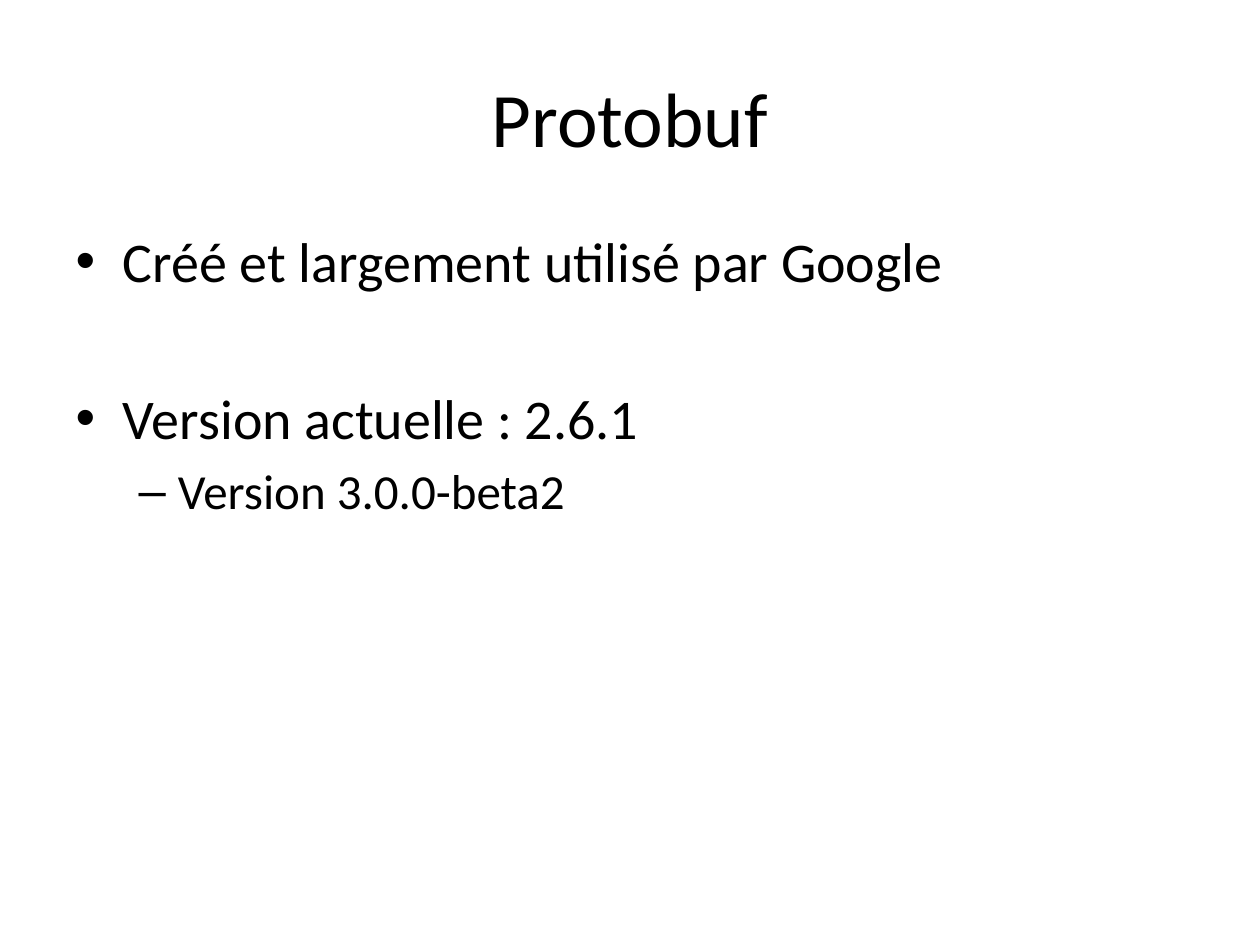
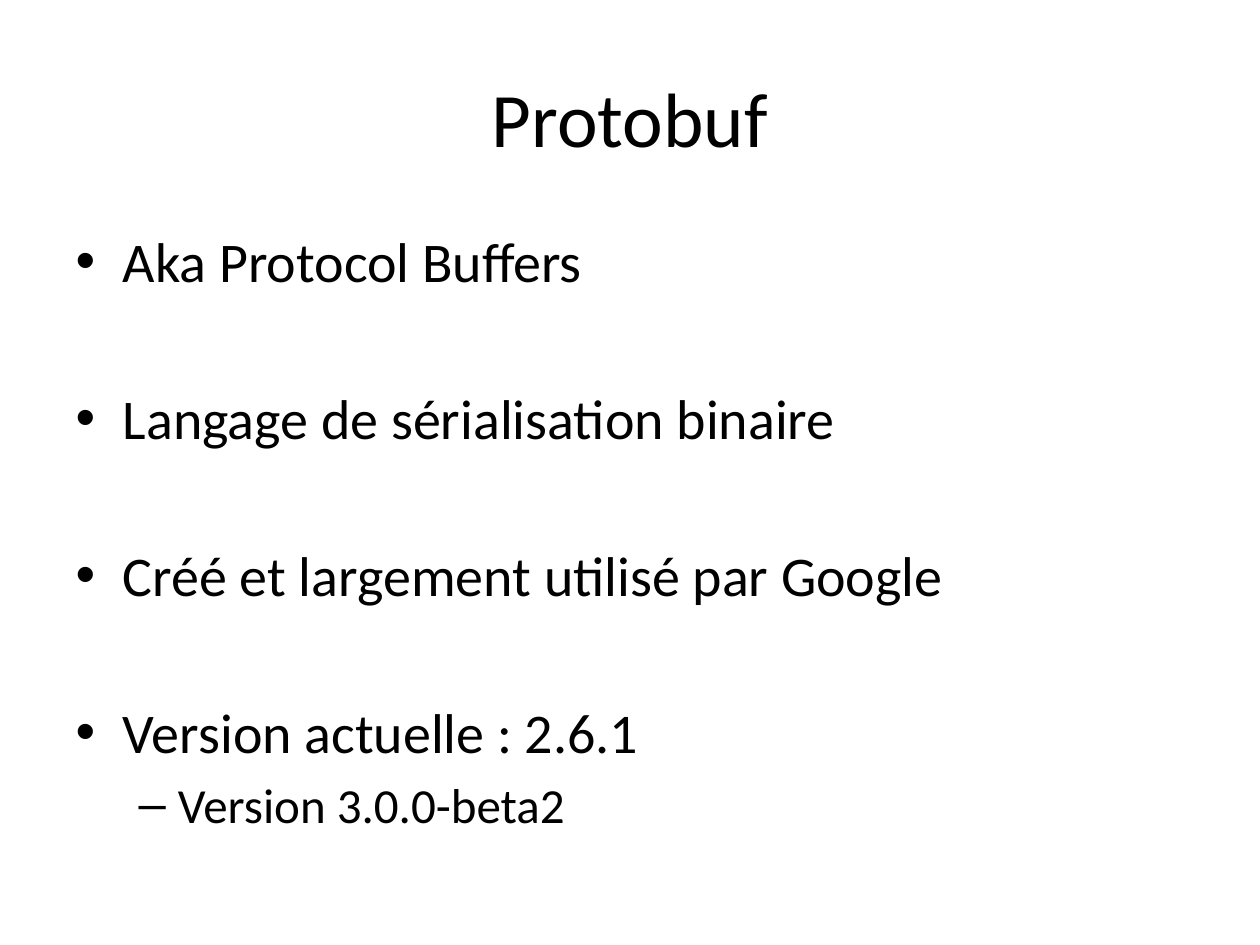
Before and after one commit to TheCopycat/protobuf-powered-android, a slide deck: slide 5 of protobuf-powered.pptx. Drawn at 1260x945 pixels with LibreOffice and Linux fonts; fonts in the diff are those of the drawing. Boxes give left, top, right and bottom in pixels: in the first picture for what was removed or moved away, otherwise in the second. Text is boxed around its words. In the diff, an @@ line names an element or a change of style, - is before the commit and + after.

```diff
--- a/protobuf-powered.pptx
+++ b/protobuf-powered.pptx
@@ text at [123,243,835,449]: paragraphs added @@
+• Aka Protocol Buffers
+• Langage de sérialisation binaire
```
Also in this commit, not shown: 4 other slides changed, 14 slides added.
